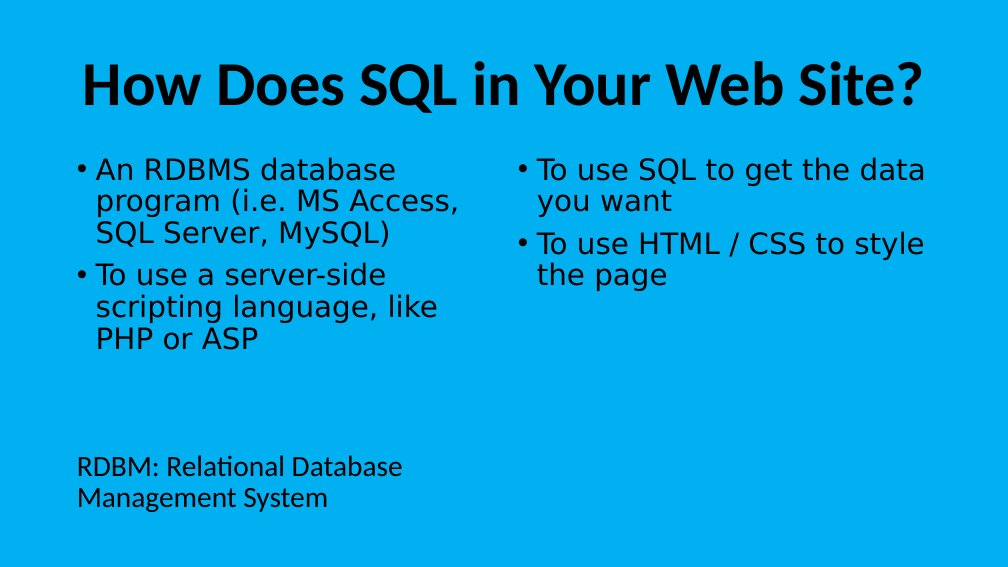
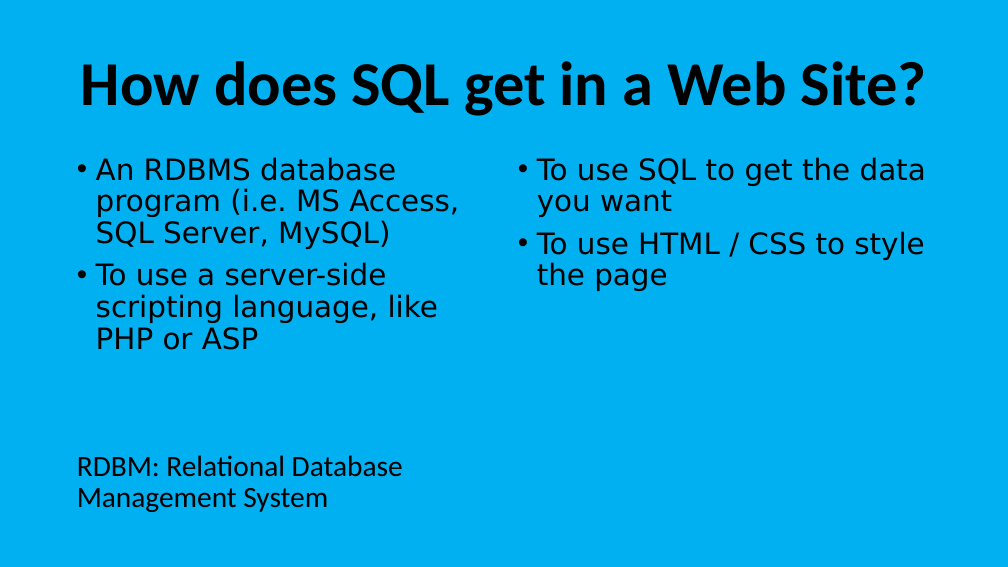
Before and after one commit to torres11991/dap-curriculum, a slide deck: slide 4 of Section04/Week4SQL.pptx. Drawn at 1008x567 pixels with LibreOffice and Linux fonts; fonts in the diff are those of the drawing. Boxes give left, top, right and bottom in pixels: in the first picture for what was removed or moved away, otherwise in the second. Text is boxed around its words. In the diff, an @@ line names an element or a change of style, - is before the commit and + after.

```diff
--- a/Section04/Week4SQL.pptx
+++ b/Section04/Week4SQL.pptx
@@ title at box(81, 61, 927, 116): text changed @@
-How Does SQL in Your Web Site?
+How does SQL get in a Web Site?
```
Also in this commit, not shown: 2 other files.
